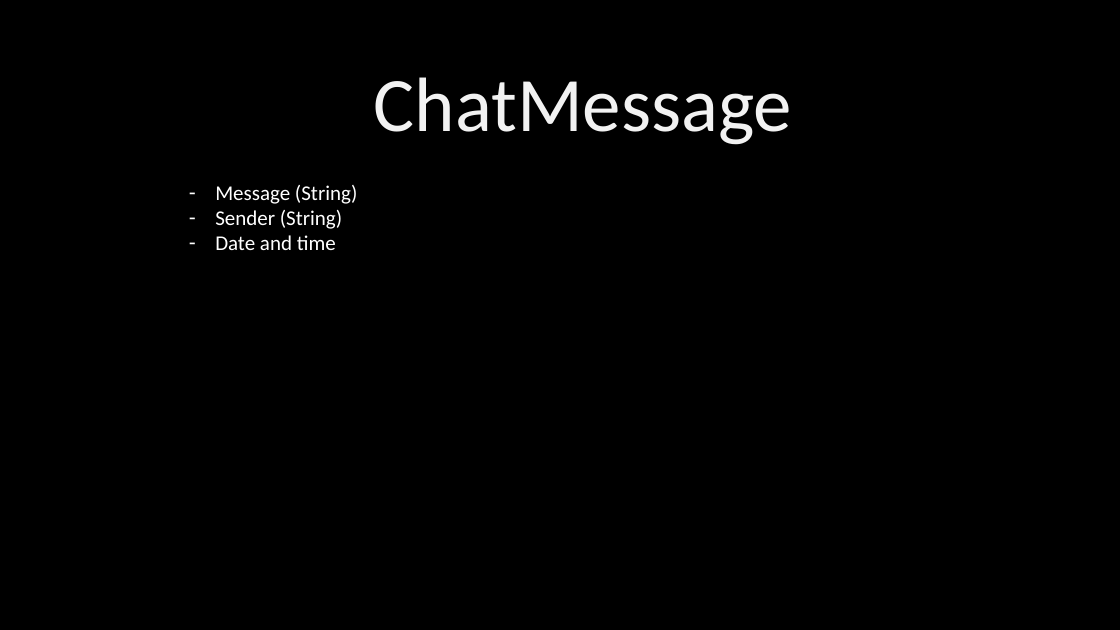
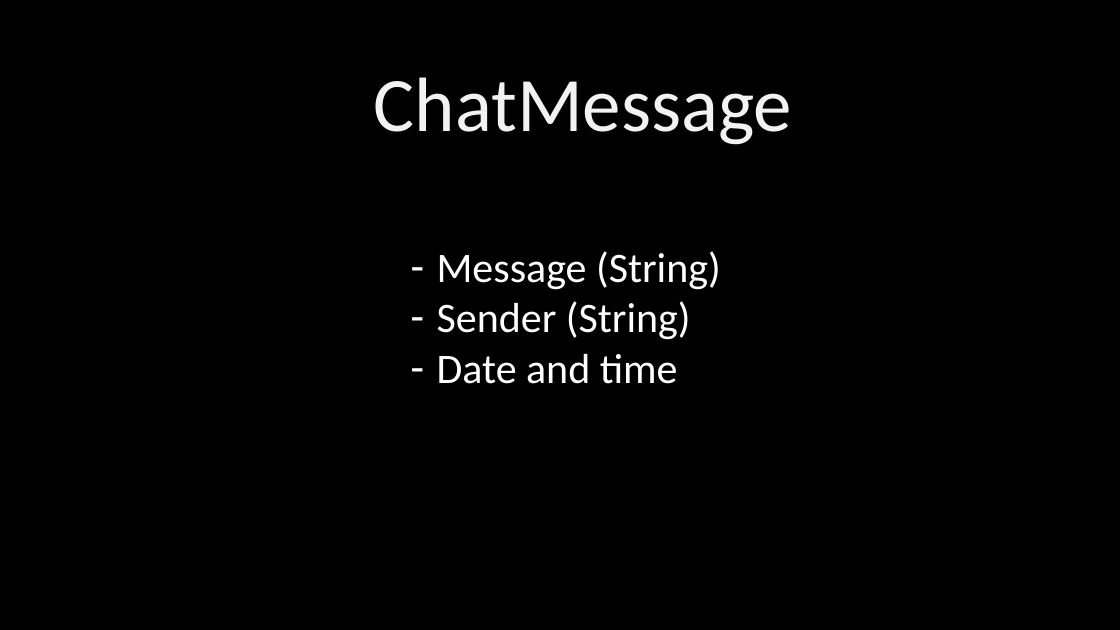
Before and after one commit to PhoenixRRDS/Presentation, a slide deck: slide 30 of The design and development of AIRYL.pptx. Drawn at 1120x630 pixels with LibreOffice and Linux fonts; fonts in the diff are those of the drawing. Boxes give left, top, right and bottom in pixels: in the first picture for what was removed or moved away, otherwise in the second. Text is boxed around its words. In the diff, an @@ line names an element or a change of style, - is before the commit and + after.

Commit message:
Stuff

```diff
--- a/The design and development of AIRYL.pptx
+++ b/The design and development of AIRYL.pptx
@@ text "Message (String)": place and size @@
-text "Message (String)" at box(215, 185, 357, 250)
+text "Message (String)" at box(437, 251, 721, 384)
@@ text "Message (String)" at box(437, 251, 721, 384): size 18 to 36 pt @@
```
